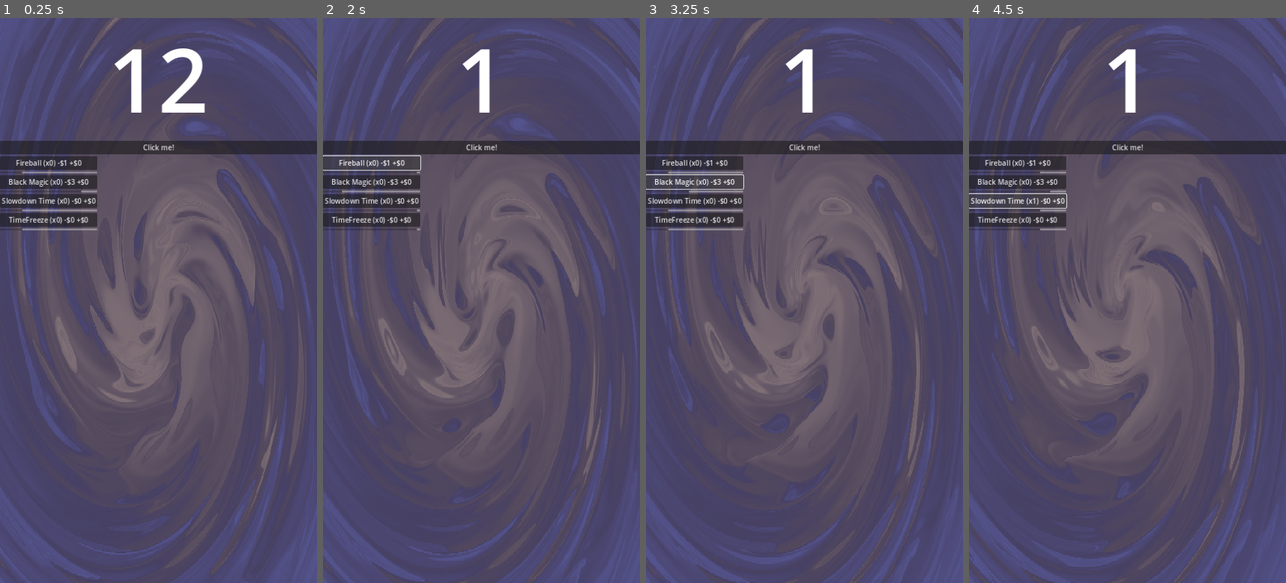
Above: before the commit, frames 1-4 (left to right).
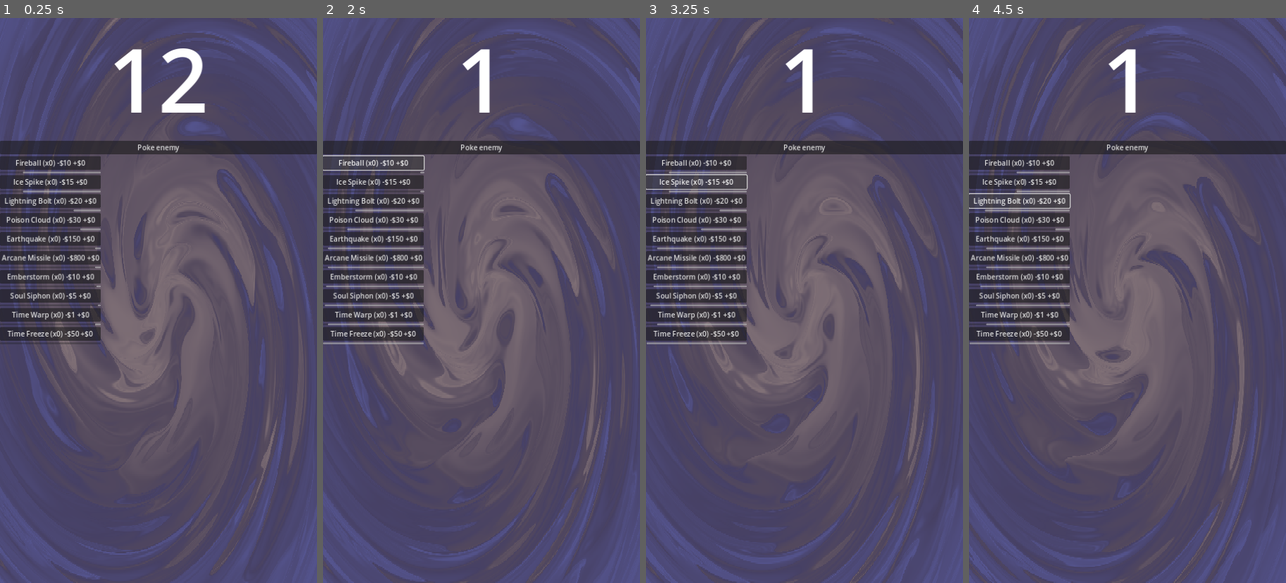
Above: after the commit, the same moments.

Repository: sberto/Mini-Jam-169---future
Game: Godot game, scene res://MainScene.tscn
Same seed, same stepped clock (60 frames per second), same inputs: the game is played once before the commit and once after it.
Inputs (mouse positions are in pixels of both pictures, inside the frame that each line leads up to):
- Up to frame 1 (0.25 s): no input
- Up to frame 2 (2 s): click "Click me!" (after the commit: "Poke enemy") at 0.5 s; click (370, 164) at 1.25 s, where only the run before the commit has a clickable "Fireball (x0) -$1 +$0"
- Up to frame 3 (3.25 s): click (696, 164) at 2 s, where only the run after the commit has a clickable "Fireball (x0) -$10 +$0"; click (693, 181) at 2.75 s, where only the run before the commit has a clickable "Black Magic (x0) -$3 +$0"
- Up to frame 4 (4.5 s): click (1019, 181) at 3.5 s, where only the run after the commit has a clickable "Ice Spike (x0) -$15 +$0"; click (1016, 198) at 4.25 s, where only the run before the commit has a clickable "Slowdown Time (x0) -$0 +$0"

The runs differ from the first frame. In frame 1, 5.5% of the frame differs, in the area x 0-57%, y 22-58%; in frame 2, 6.0%; in frame 3, 5.8%; in frame 4, 5.9%.

Commit message:
obj better

Diff:
--- a/MainScene.tscn
+++ b/MainScene.tscn
@@ -27,47 +27,113 @@
 
 [sub_resource type="StyleBoxFlat" id="StyleBoxFlat_ugobn"]
 
-[sub_resource type="Resource" id="Resource_2suqj"]
-script = ExtResource("5_br6n6")
-amount_upgrade = 5
+[sub_resource type="Resource" id="Resource_hoads"]
+script = ExtResource("5_br6n6")
+amount_upgrade = 10
+amount_upgrade_type = 0
+cost = 10
+cost_upgrade = 20
+cost_upgrade_type = 0
+ticks_for_update = 1
+extra_effect = 0
+freeze_time = 1
+
+[sub_resource type="Resource" id="Resource_wgy2b"]
+script = ExtResource("5_br6n6")
+amount_upgrade = 15
+amount_upgrade_type = 0
+cost = 15
+cost_upgrade = 20
+cost_upgrade_type = 0
+ticks_for_update = 1
+extra_effect = 0
+freeze_time = 1
+
+[sub_resource type="Resource" id="Resource_dree5"]
+script = ExtResource("5_br6n6")
+amount_upgrade = 20
+amount_upgrade_type = 0
+cost = 20
+cost_upgrade = 30
+cost_upgrade_type = 0
+ticks_for_update = 3
+extra_effect = 0
+freeze_time = 1
+
+[sub_resource type="Resource" id="Resource_diibp"]
+script = ExtResource("5_br6n6")
+amount_upgrade = 30
+amount_upgrade_type = 0
+cost = 30
+cost_upgrade = 60
+cost_upgrade_type = 0
+ticks_for_update = 4
+extra_effect = 0
+freeze_time = 1
+
+[sub_resource type="Resource" id="Resource_fhrdi"]
+script = ExtResource("5_br6n6")
+amount_upgrade = 100
+amount_upgrade_type = 0
+cost = 150
+cost_upgrade = 200
+cost_upgrade_type = 0
+ticks_for_update = 20
+extra_effect = 0
+freeze_time = 1
+
+[sub_resource type="Resource" id="Resource_wkiei"]
+script = ExtResource("5_br6n6")
+amount_upgrade = 1000
+amount_upgrade_type = 0
+cost = 800
+cost_upgrade = 2000
+cost_upgrade_type = 0
+ticks_for_update = 20
+extra_effect = 0
+freeze_time = 1
+
+[sub_resource type="Resource" id="Resource_ug4rb"]
+script = ExtResource("5_br6n6")
+amount_upgrade = 10
+amount_upgrade_type = 1
+cost = 10
+cost_upgrade = 30
+cost_upgrade_type = 1
+ticks_for_update = 30
+extra_effect = 0
+freeze_time = 1
+
+[sub_resource type="Resource" id="Resource_heq3o"]
+script = ExtResource("5_br6n6")
+amount_upgrade = 11
+amount_upgrade_type = 1
+cost = 5
+cost_upgrade = 50
+cost_upgrade_type = 1
+ticks_for_update = 50
+extra_effect = 0
+freeze_time = 1
+
+[sub_resource type="Resource" id="Resource_ihe5x"]
+script = ExtResource("5_br6n6")
+amount_upgrade = 500
 amount_upgrade_type = 0
 cost = 1
-cost_upgrade = 3
-cost_upgrade_type = 0
-ticks_for_update = 1
-extra_effect = 0
-freeze_time = 1
-
-[sub_resource type="Resource" id="Resource_de5dc"]
-script = ExtResource("5_br6n6")
-amount_upgrade = 10
-amount_upgrade_type = 0
-cost = 3
-cost_upgrade = 1
+cost_upgrade = 2000
 cost_upgrade_type = 1
-ticks_for_update = 5
-extra_effect = 0
-freeze_time = 1
-
-[sub_resource type="Resource" id="Resource_ihe5x"]
-script = ExtResource("5_br6n6")
-amount_upgrade = 0
-amount_upgrade_type = 0
-cost = 0
-cost_upgrade = 0
-cost_upgrade_type = 0
-ticks_for_update = 1
+ticks_for_update = 20
 extra_effect = 1
 freeze_time = 1
 
 [sub_resource type="Resource" id="Resource_mr41h"]
 script = ExtResource("5_br6n6")
-amount_upgrade = 0
-amount_upgrade_type = 0
-cost = 0
-cost_upgrade = 0
-cost_upgrade_type = 0
-ticks_for_update = 1
+amount_upgrade = 200
+amount_upgrade_type = 0
+cost = 50
+cost_upgrade = 5000
+cost_upgrade_type = 0
+ticks_for_update = 1000
 extra_effect = 2
 freeze_time = 3
 
@@ -87,17 +153,41 @@
 
 [node name="Fireball" type="Node" parent="Automations"]
 script = ExtResource("3_njlud")
-res = SubResource("Resource_2suqj")
-
-[node name="Black Magic" type="Node" parent="Automations"]
-script = ExtResource("3_njlud")
-res = SubResource("Resource_de5dc")
-
-[node name="Slowdown Time" type="Node" parent="Automations"]
+res = SubResource("Resource_hoads")
+
+[node name="Ice Spike" type="Node" parent="Automations"]
+script = ExtResource("3_njlud")
+res = SubResource("Resource_wgy2b")
+
+[node name="Lightning Bolt" type="Node" parent="Automations"]
+script = ExtResource("3_njlud")
+res = SubResource("Resource_dree5")
+
+[node name="Poison Cloud" type="Node" parent="Automations"]
+script = ExtResource("3_njlud")
+res = SubResource("Resource_diibp")
+
+[node name="Earthquake" type="Node" parent="Automations"]
+script = ExtResource("3_njlud")
+res = SubResource("Resource_fhrdi")
+
+[node name="Arcane Missile" type="Node" parent="Automations"]
+script = ExtResource("3_njlud")
+res = SubResource("Resource_wkiei")
+
+[node name="Emberstorm" type="Node" parent="Automations"]
+script = ExtResource("3_njlud")
+res = SubResource("Resource_ug4rb")
+
+[node name="Soul Siphon" type="Node" parent="Automations"]
+script = ExtResource("3_njlud")
+res = SubResource("Resource_heq3o")
+
+[node name="Time Warp" type="Node" parent="Automations"]
 script = ExtResource("3_njlud")
 res = SubResource("Resource_ihe5x")
 
-[node name="TimeFreeze" type="Node" parent="Automations"]
+[node name="Time Freeze" type="Node" parent="Automations"]
 script = ExtResource("3_njlud")
 res = SubResource("Resource_mr41h")
 
@@ -121,7 +211,7 @@
 [node name="Button" type="Button" parent="VBoxContainer"]
 custom_minimum_size = Vector2(100, 25)
 layout_mode = 2
-text = "Click me!"
+text = "Poke enemy"
 script = ExtResource("2_xuw8u")
 
 [node name="AutomationsContainer" type="GridContainer" parent="VBoxContainer"]
@@ -131,10 +221,86 @@
 
 [node name="ObjectivesNode" type="Node" parent="."]
 
-[node name="Spent 10" type="Node" parent="ObjectivesNode" groups=["Objectives"]]
-script = ExtResource("8_xyp38")
+[node name="Spend 1" type="Node" parent="ObjectivesNode" groups=["Objectives"]]
+script = ExtResource("8_xyp38")
+target = 1
+description = "Your first money spent. So many memories..."
+
+[node name="Spend 50" type="Node" parent="ObjectivesNode" groups=["Objectives"]]
+script = ExtResource("8_xyp38")
+target = 50
+description = "The money you spent is nothing in compared of the future it brings."
+
+[node name="Spend 200" type="Node" parent="ObjectivesNode" groups=["Objectives"]]
+script = ExtResource("8_xyp38")
+target = 200
+description = "You are rich, aren't you?"
+
+[node name="Wait for long" type="Node" parent="ObjectivesNode" groups=["Objectives"]]
+script = ExtResource("8_xyp38")
+success_type = 2
 target = 10
-description = "The money you spent is nothing in compared of the future it brings."
+description = "Some time passed..."
+
+[node name="Wait for longer" type="Node" parent="ObjectivesNode" groups=["Objectives"]]
+script = ExtResource("8_xyp38")
+success_type = 2
+target = 40
+description = "You are someone who likes to wait, aren't you?"
+
+[node name="Wait for longest" type="Node" parent="ObjectivesNode" groups=["Objectives"]]
+script = ExtResource("8_xyp38")
+success_type = 2
+target = 120
+description = "Are you still there?"
+
+[node name="Wait for longester" type="Node" parent="ObjectivesNode" groups=["Objectives"]]
+script = ExtResource("8_xyp38")
+success_type = 2
+target = 200
+description = "Wow, you sure like this game"
+
+[node name="Wait for longestest" type="Node" parent="ObjectivesNode" groups=["Objectives"]]
+script = ExtResource("8_xyp38")
+success_type = 2
+target = 300
+description = "The developer didn't make it up to here. Congrats for the audacity"
+
+[node name="Money well spent" type="Node" parent="ObjectivesNode" groups=["Objectives"]]
+script = ExtResource("8_xyp38")
+success_type = 1
+target = 1
+description = "Your first magic"
+
+[node name="Money well spent 2" type="Node" parent="ObjectivesNode" groups=["Objectives"]]
+script = ExtResource("8_xyp38")
+success_type = 1
+target = 2
+description = "Your second magic"
+
+[node name="Money well spent 3" type="Node" parent="ObjectivesNode" groups=["Objectives"]]
+script = ExtResource("8_xyp38")
+success_type = 1
+target = 3
+description = "Your third magic"
+
+[node name="Money well spent 4" type="Node" parent="ObjectivesNode" groups=["Objectives"]]
+script = ExtResource("8_xyp38")
+success_type = 1
+target = 4
+description = "You understand where this is going?"
+
+[node name="Money well spent 10" type="Node" parent="ObjectivesNode" groups=["Objectives"]]
+script = ExtResource("8_xyp38")
+success_type = 1
+target = 10
+description = "Nice!"
+
+[node name="Money well spent!!" type="Node" parent="ObjectivesNode" groups=["Objectives"]]
+script = ExtResource("8_xyp38")
+success_type = 1
+target = 100
+description = "Wow so much magic"
 
 [node name="ObjReached" type="RichTextLabel" parent="."]
 layout_mode = 1
--- a/automations/automation_scene.gd
+++ b/automations/automation_scene.gd
@@ -1 +1,13 @@
-extends HBoxContainer
+extends BoxContainer
+
+@export var automation: Automation
+@onready var button = $AutoButton
+@onready var timer = $AutoProgressBar/AutoTimer
+
+func set_automation(node):
+	automation = node
+	pass
+
+func pause(is_pause):
+	timer.paused = is_pause
+	button.disabled = is_pause
--- a/automations/automation_scene.tscn
+++ b/automations/automation_scene.tscn
@@ -1,29 +1,14 @@
 [gd_scene load_steps=5 format=3 uid="uid://bcnh3rhehvfcq"]
 
 [ext_resource type="Script" path="res://auto_progress_bar.gd" id="1_j5gi5"]
+[ext_resource type="Script" path="res://automations/automation_scene.gd" id="1_sr5we"]
 [ext_resource type="Script" path="res://automations/buy_button.gd" id="2_3wfkp"]
 [ext_resource type="Script" path="res://automations/auto_timer.gd" id="3_o4gsh"]
-
-[sub_resource type="GDScript" id="GDScript_2mr7r"]
-script/source = "extends BoxContainer
-
-@export var automation: Automation
-@onready var button = $AutoButton
-@onready var timer = $AutoProgressBar/AutoTimer
-
-func set_automation(node):
-	print(\"update button\")
-	automation = node
-	pass
-
-func pause(is_pause):
-	timer.paused = is_pause
-"
 
 [node name="ButtonRoot" type="VBoxContainer" groups=["Automation"]]
 offset_right = 162.0
 offset_bottom = 40.0
-script = SubResource("GDScript_2mr7r")
+script = ExtResource("1_sr5we")
 
 [node name="AutoButton" type="Button" parent="."]
 layout_mode = 2
--- a/currency.gd
+++ b/currency.gd
@@ -4,7 +4,6 @@
 
 var amount: int = 0:
 	set(v):
-		print("upd amount: %s" % v)
 		amount = v
 		text = "%s" % amount
 		currency_update.emit()
--- a/obj_reached.gd
+++ b/obj_reached.gd
@@ -8,5 +8,14 @@
 func _reached(what):
 	text = template % [what.name, what.description]
 	visible = true
-	await get_tree().create_timer(10).timeout
+	var timer = get_child(0)
+	if timer:
+		timer.wait_time = 3
+	else:
+		timer = Timer.new()
+		timer.wait_time = 3
+		add_child(timer)
+
+	timer.start()
+	await timer.timeout
 	visible = false
--- a/objectives_man.gd
+++ b/objectives_man.gd
@@ -10,12 +10,12 @@
 var automations_bought = 0:
 	set(v):
 		check()
-		amount_spent = v
+		automations_bought = v
 
 var ticks_passed = 0:
 	set(v):
 		check()
-		amount_spent = v
+		ticks_passed = v
 
 func check():
 	for obj: Objective in get_tree().get_nodes_in_group("Objectives"):
@@ -32,6 +32,6 @@
 						_reached(obj)
 
 func _reached(obj: Objective):
-	print("reached!")
+	print("reached %s!" % obj.name)
 	obj.reached = true
 	reached.emit(obj)
Not shown: 1 places in MainScene.tscn that only renumber resources
